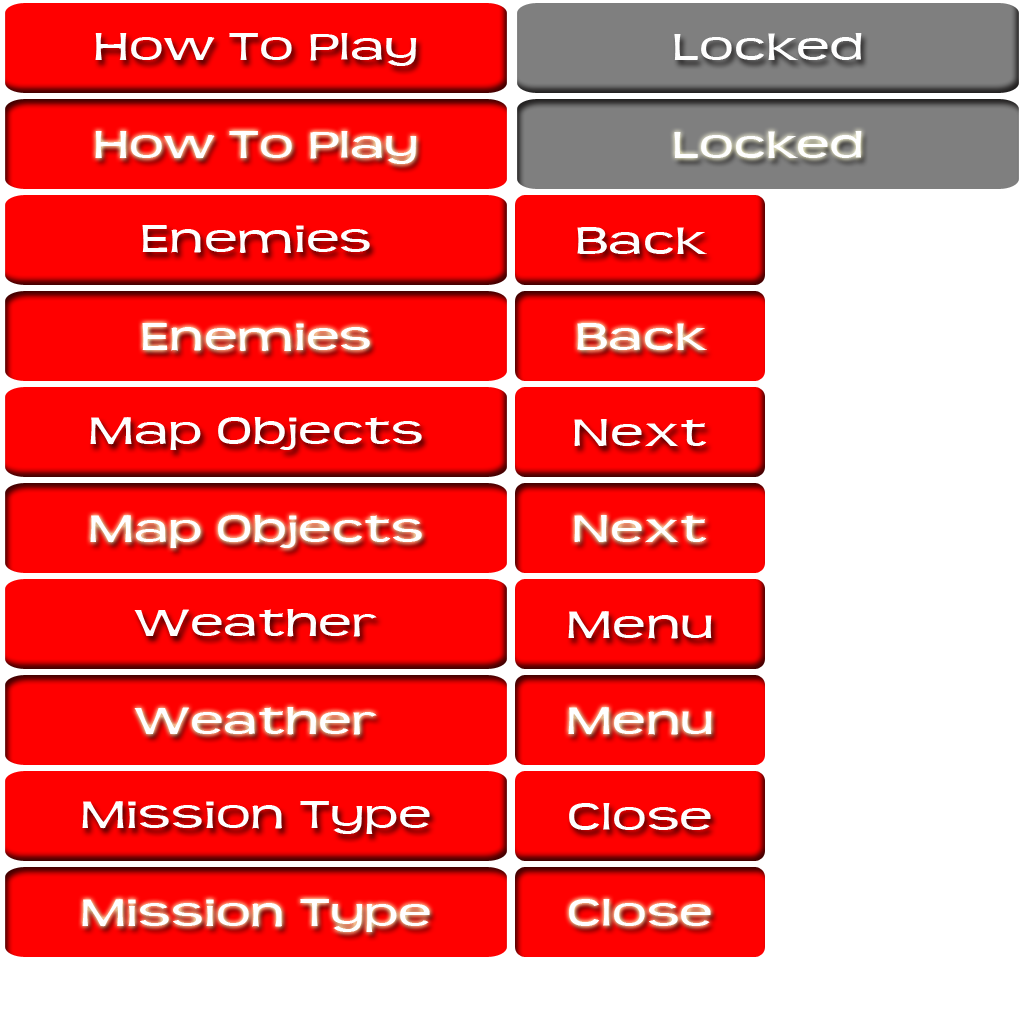
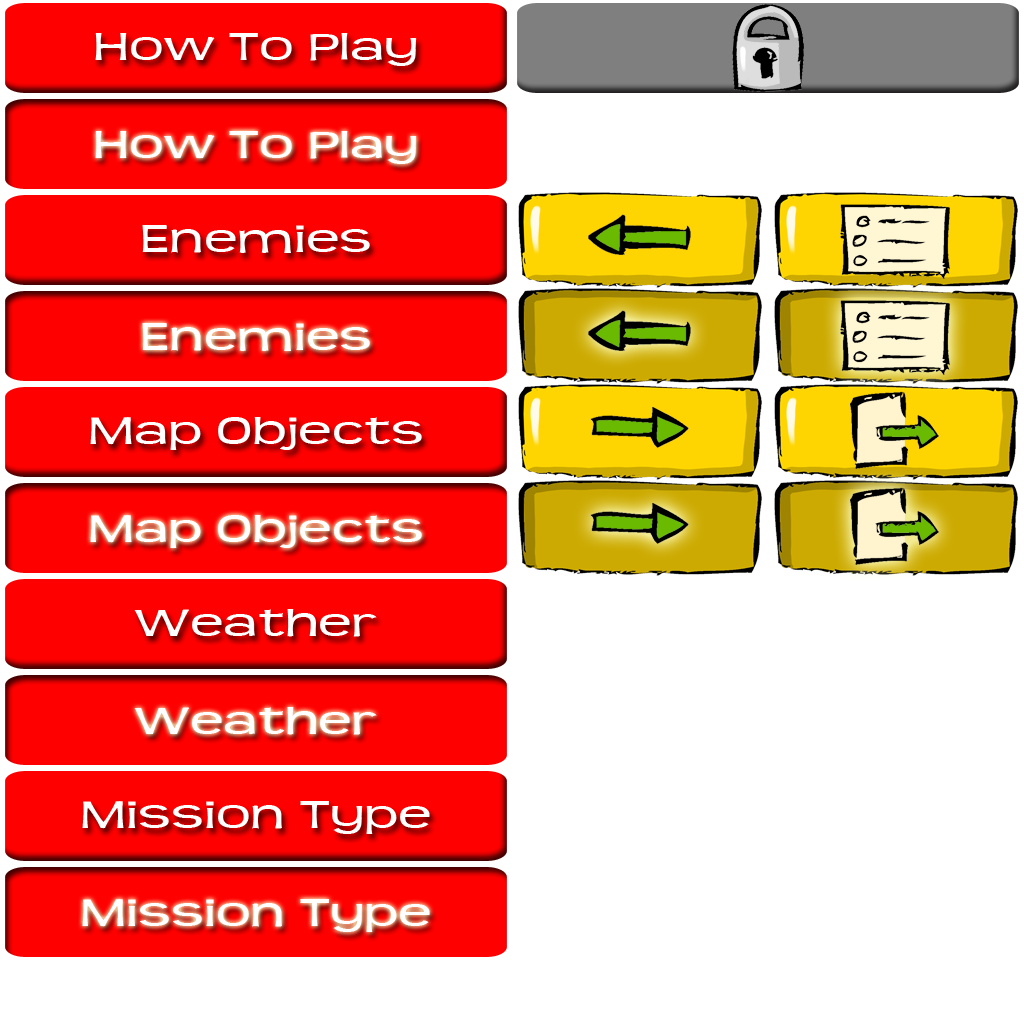
Layer changes from the first 1024px x 1024px image to the second:
moved "Back" above "Next" over 515, 192, 765, 384
removed group "Enter" (2nd of 10, in "Back") (2 layers) from group "Back" over 515, 291, 765, 381
removed layer "形状 1" (3rd of 20, in "Back" › "Enter") from group "Enter" over 515, 291, 765, 381
removed group "Normal" (2nd of 10, in "Back") (2 layers) from group "Back" over 515, 195, 765, 285
removed layer "形状 1" (4th of 20, in "Back" › "Normal") from group "Normal" over 515, 195, 765, 285
removed group "Close" (1st of 3) (6 layers) over 515, 771, 765, 957
added group "左箭头 copy" with 2 layers in group "Back" over 518, 288, 762, 384
added layer "方按钮2" in group "左箭头 copy" over 518, 288, 762, 384
added group "左箭头" (1st of 2, in "Back") with 3 layers in group "Back" over 518, 192, 762, 288
added layer "方按钮 高光(2)" in group "左箭头" over 518, 192, 762, 288
added group "右箭头 copy" with 2 layers in group "Next" over 518, 480, 762, 576
added layer "方按钮2 copy 2" in group "右箭头 copy" over 518, 480, 762, 576
added group "右箭头" (1st of 2, in "Next") with 3 layers in group "Next" over 518, 384, 762, 480
added layer "方按钮 高光(3)" in group "右箭头" over 518, 384, 762, 480
added group "菜单 copy" with 2 layers in group "Menu" over 774, 288, 1018, 384
added layer "方按钮2 copy" in group "菜单 copy" over 774, 288, 1018, 384
added group "菜单" (1st of 2, in "Menu") with 3 layers in group "Menu" over 774, 192, 1018, 288
added layer "方按钮 高光(7)" in group "菜单" over 774, 192, 1018, 288
added group "Exit" with 8 layers above "Locked" over 774, 384, 1018, 576
added group "出口 方 copy" with 2 layers in group "Exit" over 774, 480, 1018, 576
added layer "方按钮2 copy 3" in group "出口 方 copy" over 774, 480, 1018, 576
added group "出口 方" with 4 layers in group "Exit" over 774, 384, 1018, 480
added layer "方按钮 线(13)" in group "出口 方" over 774, 384, 1018, 480
hid group "Enter" (1st of 6, in "Locked") (2 layers) over 517, 99, 1019, 189
…and 40 more changes (18 added, 20 removed, 2 visibility)
